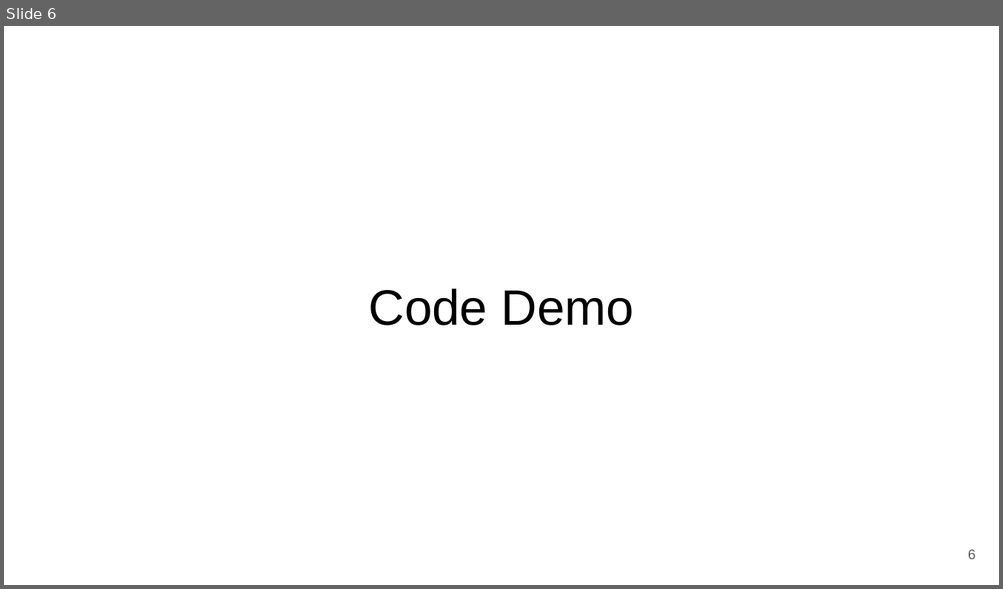
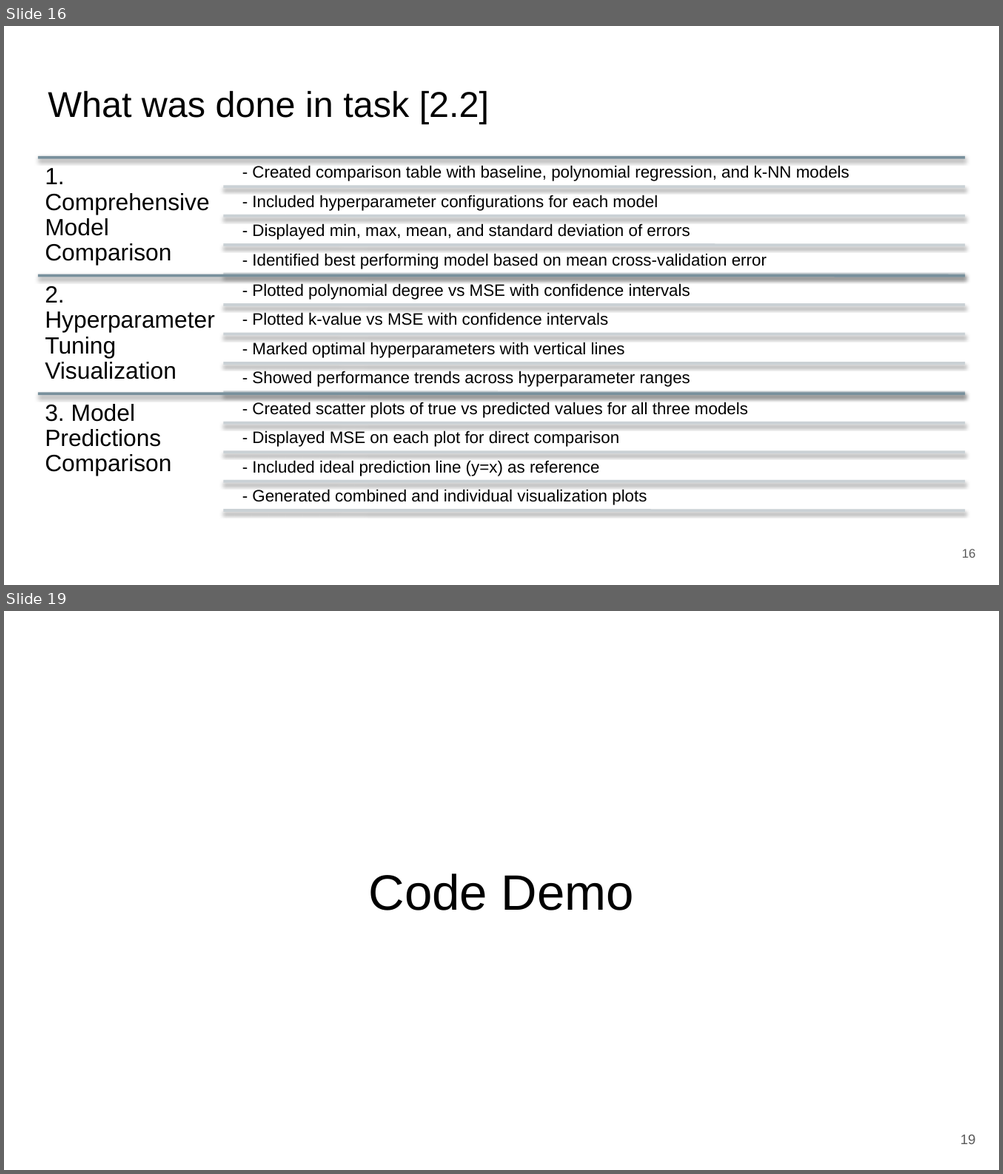
Before and after one commit to zepedrocosta/AA-Projeto2, a slide deck: Slides.pptx. Shown one above the other, each under a label of ours: slide 6 before the commit, slides 16 and 19 after it; the slides between them are not shown. The pictures are 1003x589 and 1003x1174 pixels, drawn with LibreOffice and Linux fonts; fonts in the diff are those of the drawing. Boxes give left, top, right and bottom in pixels: in the first picture for what was removed or moved away, otherwise in the second. Text is boxed around its words. In the diff, an @@ line names an element or a change of style, - is before the commit and + after.

Commit message:
Add detailed documentation til 2.2
Expanded notebook sections with step-by-step documentation for data preparation, baseline modeling, advanced regression methods, and evaluation. Added detailed bullet points describing missing value analysis, cleaning, feature exploration, validation strategies, model training, hyperparameter selection, performance metrics, and visualization. Improves clarity and reproducibility of the workflow.

```diff
--- a/Slides.pptx
+++ b/Slides.pptx
@@ slide 16 added at box(4, 26, 999, 585), background #FFFFFF @@
@@ title added at box(48, 91, 489, 124), 26 pt, text #000000 @@
+What was done in task [2.2]
@@ group added at box(38, 157, 965, 511): 15 lines, 15 texts @@
+1. Comprehensive Model Comparison
+- Created comparison table with baseline, polynomial regression, and k-NN models
+- Included hyperparameter configurations for each model
+- Displayed min, max, mean, and standard deviation of errors
+- Identified best performing model based on mean cross-validation error
+2. Hyperparameter Tuning Visualization
+- Plotted polynomial degree vs MSE with confidence intervals
+- Plotted k-value vs MSE with confidence intervals
+- Marked optimal hyperparameters with vertical lines
+- Showed performance trends across hyperparameter ranges
+3. Model Predictions Comparison
+- Created scatter plots of true vs predicted values for all three models
+- Displayed MSE on each plot for direct comparison
+- Included ideal prediction line (y=x) as reference
+- Generated combined and individual visualization plots
@@ page number added at box(962, 549, 976, 558), 9 pt, text #595959 @@
+16
@@ what was slide 6 is now slide 19 @@
@@ page number at box(960, 1135, 976, 1145): text changed @@
-6
+19
```
Also in this commit, not shown: 4 slides changed, 12 other slides added, 1 other file.
